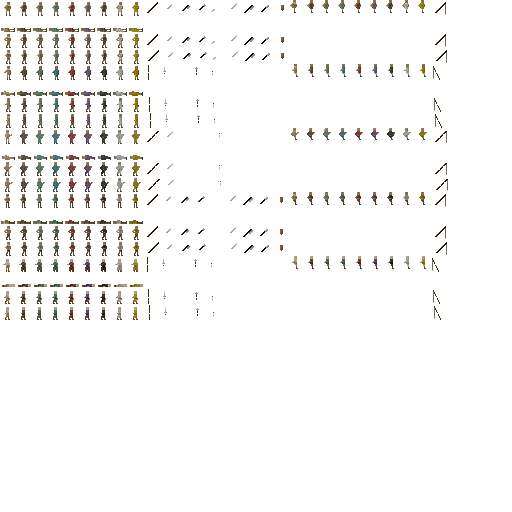
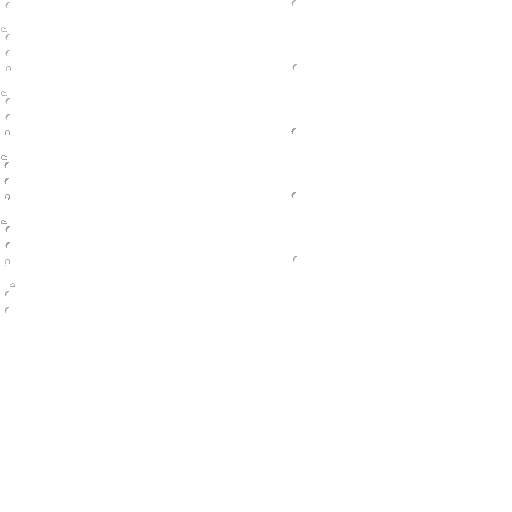
Layered file, before and after one edit (512px x 512px). Changes by layer:
showed "hair-4", painted on it over bbox(1, 0, 297, 313)
hid "beard-1" over bbox(3, 2, 297, 311)
hid "body-1", painted on it over bbox(1, 0, 448, 320)
